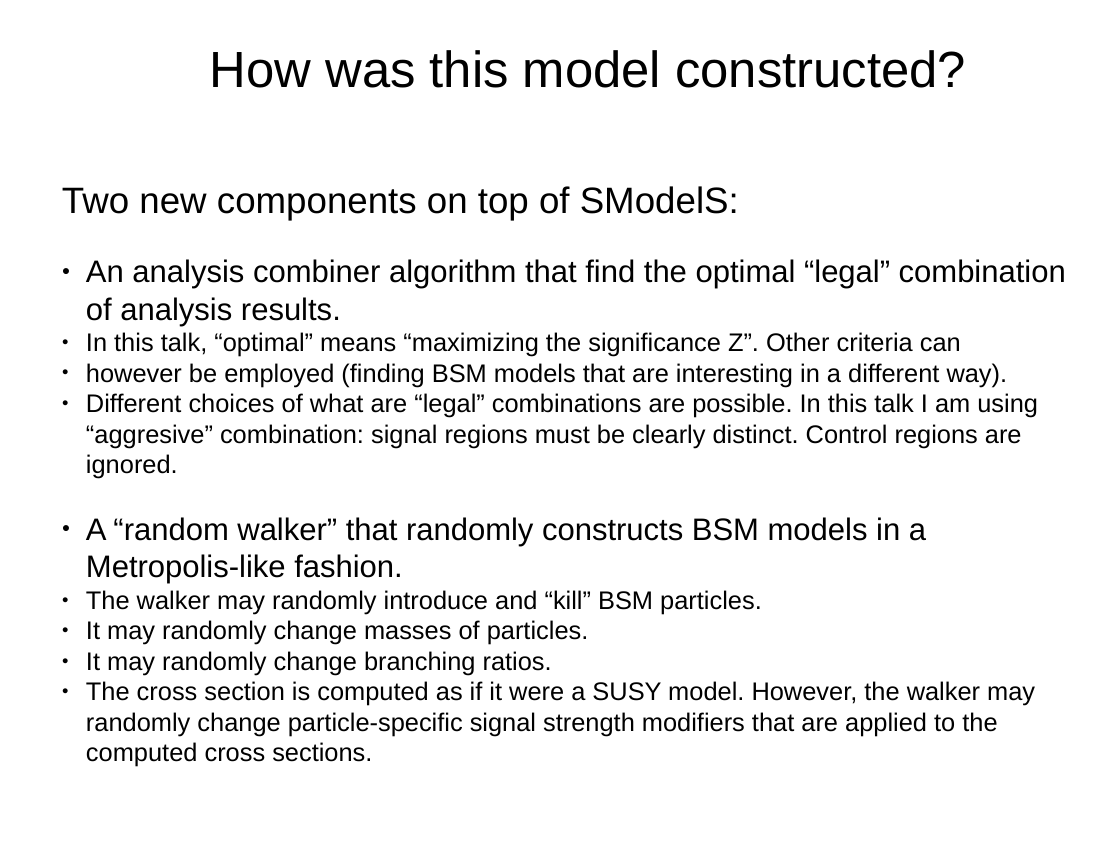
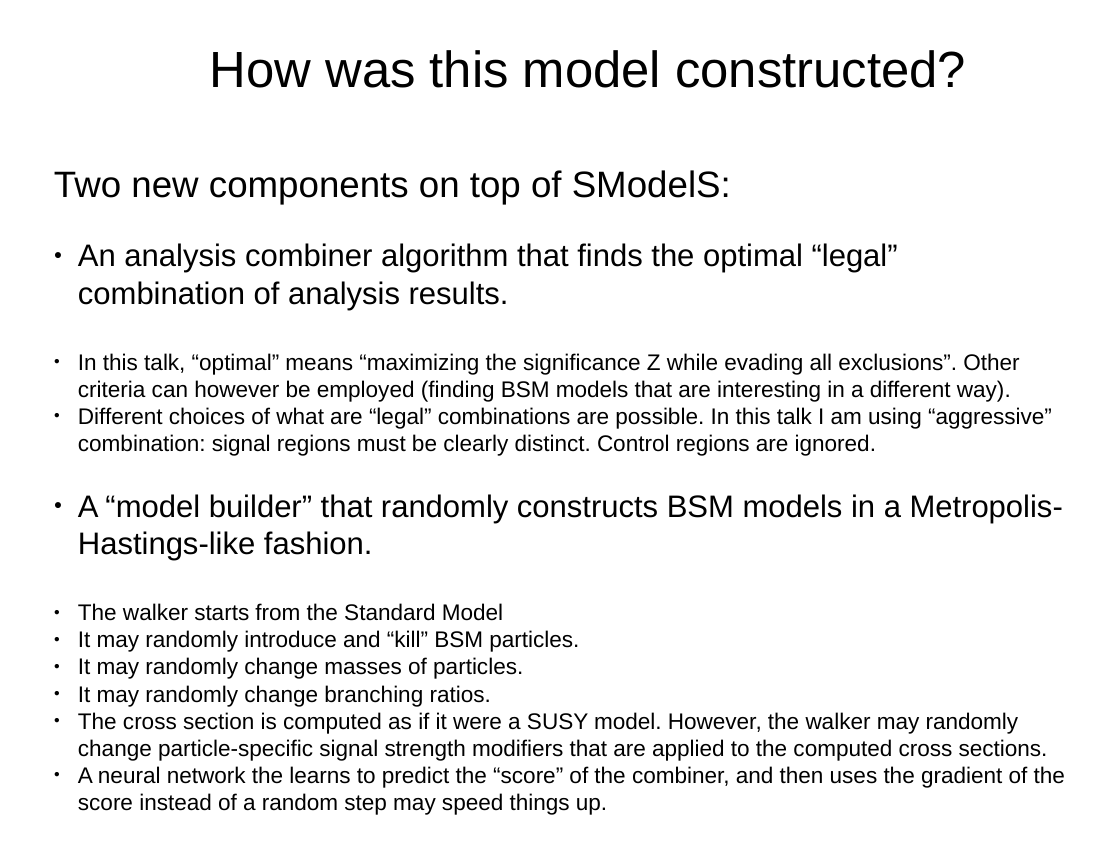
Before and after one commit to SModelS/smodels-utils, a slide deck: slide 8 of combinations/amb.odp (slide 7 before the commit). Drawn at 1120x841 pixels with LibreOffice and Linux fonts; fonts in the diff are those of the drawing. Boxes give left, top, right and bottom in pixels: in the first picture for what was removed or moved away, otherwise in the second. Text is boxed around its words. In the diff, an @@ line names an element or a change of style, - is before the commit and + after.

```diff
--- a/combinations/amb.odp
+++ b/combinations/amb.odp
@@ text "Two new components on top ..." moved from (x1=62, y1=186, x2=1066, y2=767) to (x1=54, y1=170, x2=1065, y2=815) @@
@@ text at (x1=78, y1=243, x2=1063, y2=652): text changed; size 18 to 16 pt @@
-● An analysis combiner algorithm that find the optimal “legal” combination of analysis results.
-● In this talk, “optimal” means “maximizing the significance Z”. Other criteria can
-● however be employed (finding BSM models that are interesting in a different way).
-● Different choices of what are “legal” combinations are possible. In this talk I am using “aggresive” combination: signal regions must be clearly distinct. Control regions are ignored.
-● A “random walker” that randomly constructs BSM models in a Metropolis-like fashion.
-● The walker may randomly introduce and “kill” BSM particles.
+● An analysis combiner algorithm that finds the optimal “legal” combination of analysis results.
+● In this talk, “optimal” means “maximizing the significance Z while evading all exclusions”. Other criteria can however be employed (finding BSM models that are interesting in a different way).
+● Different choices of what are “legal” combinations are possible. In this talk I am using “aggressive” combination: signal regions must be clearly distinct. Control regions are ignored.
+● A “model builder” that randomly constructs BSM models in a Metropolis-Hastings-like fashion.
+● The walker starts from the Standard Model
+● It may randomly introduce and “kill” BSM particles.
@@ text at (x1=78, y1=657, x2=1048, y2=761): size 18 to 16 pt in "It may randomly change masses of particles.", "It may randomly change branching ratios.", "The cross section is computed as if ..." @@
@@ text at (x1=78, y1=766, x2=1065, y2=815): paragraph added @@
+● A neural network the learns to predict the “score” of the combiner, and then uses the gradient of the score instead of a random step may speed things up.
```
Also in this commit, not shown: 6 other slides changed, 4 slides added, 2 other files.
